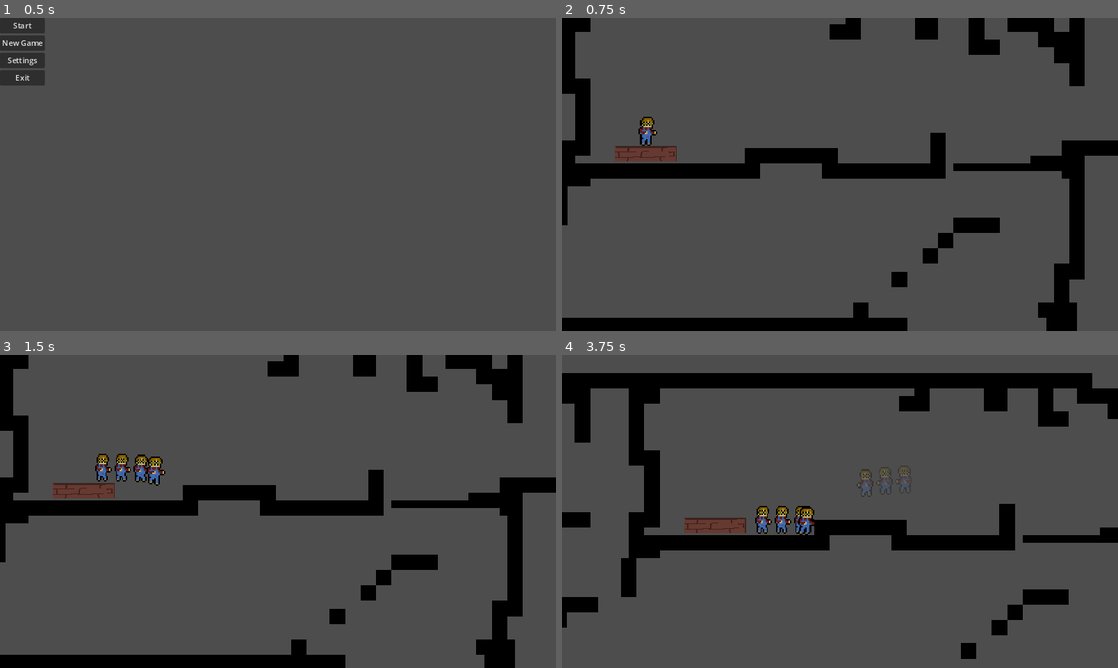
Above: before the commit, frames 1-4 (two rows, left to right).
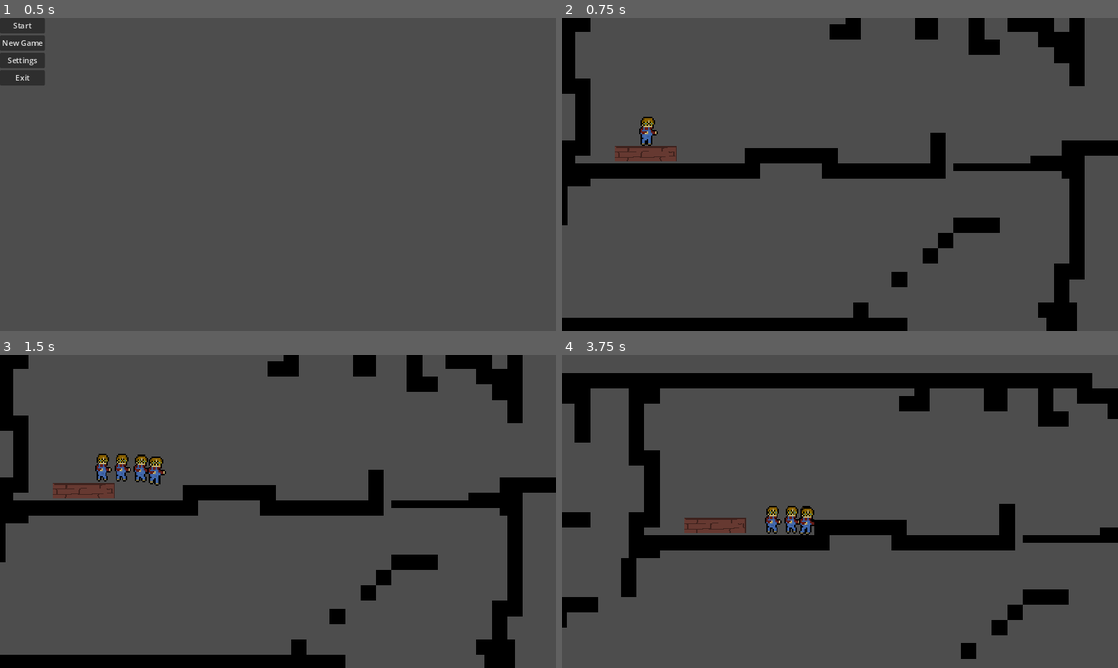
Above: after the commit, the same moments.

Repository: Starscout/SteamSmyth
Game: Godot game, scene res://Rooms/menu.tscn
Two runs of this game, one before a commit and one after it. Both use one fixed random seed, a clock stepped at 60 frames per second and the inputs below.
Inputs:
- Up to frame 1 (0.5 s): no input
- Up to frame 2 (0.75 s): click "Start" at 0.5 s
- Up to frame 3 (1.5 s): tap Enter at 1.25 s; hold Right (right) from 1.28 s (still down); tap X (dash) at 1.35 s
- Up to frame 4 (3.75 s): tap Z (jump) at 1.52, 2.27 s; tap X (dash) at 2.1, 2.85, 3.6 s; release Right (right) at 2.78 s; hold A (left) 2.78-3.53 s; hold Right (right) from 3.53 s (still down)

Frame 1 is identical in both runs. In frame 2, less than 0.1% of the frame differs, in the area x 13-18%, y 31-41%; in frame 3, less than 0.1%; in frame 4, 0.8%, in the area x 34-62%, y 36-58%.

Commit message:
aaa

Diff:
--- a/Player/player.tscn
+++ b/Player/player.tscn
@@ -44,8 +44,8 @@
 shader_parameter/particles_anim_loop = false
 
 [sub_resource type="Curve" id="Curve_t4rrm"]
-_data = [Vector2(0, 1), 0.0, 0.0, 0, 0, Vector2(1, 0), 0.0, 0.0, 0, 0]
-point_count = 2
+_data = [Vector2(0, 1), 0.0, 0.0, 0, 0, Vector2(0.382353, 0.538461), 0.0, 0.0, 0, 0, Vector2(1, 0), 0.0, 0.0, 0, 0]
+point_count = 3
 
 [sub_resource type="CurveTexture" id="CurveTexture_aef8e"]
 curve = SubResource("Curve_t4rrm")
@@ -55,6 +55,7 @@
 gravity = Vector3(0, 0, 0)
 scale_min = 3.0
 scale_max = 3.0
+color = Color(1, 1, 1, 0.5)
 alpha_curve = SubResource("CurveTexture_aef8e")
 hue_variation_min = 1.0
 hue_variation_max = 1.0
@@ -408,14 +409,15 @@
 amount = 100
 process_material = SubResource("ParticleProcessMaterial_oltxb")
 texture = ExtResource("9_rqknk")
+lifetime = 0.25
 
 [node name="CollisionShape2D" type="CollisionShape2D" parent="."]
+position = Vector2(-3.8147e-06, -1.19209e-07)
 scale = Vector2(1.6, 1.6)
 shape = SubResource("CapsuleShape2D_b6t4o")
 
 [node name="AnimatedSprite2D" type="AnimatedSprite2D" parent="."]
 material = SubResource("ShaderMaterial_dho14")
-position = Vector2(-1, 0)
 scale = Vector2(3, 3)
 sprite_frames = SubResource("SpriteFrames_hycbc")
 animation = &"idle"
Not shown: 1 places in Player/hud.tscn that only renumber resources
